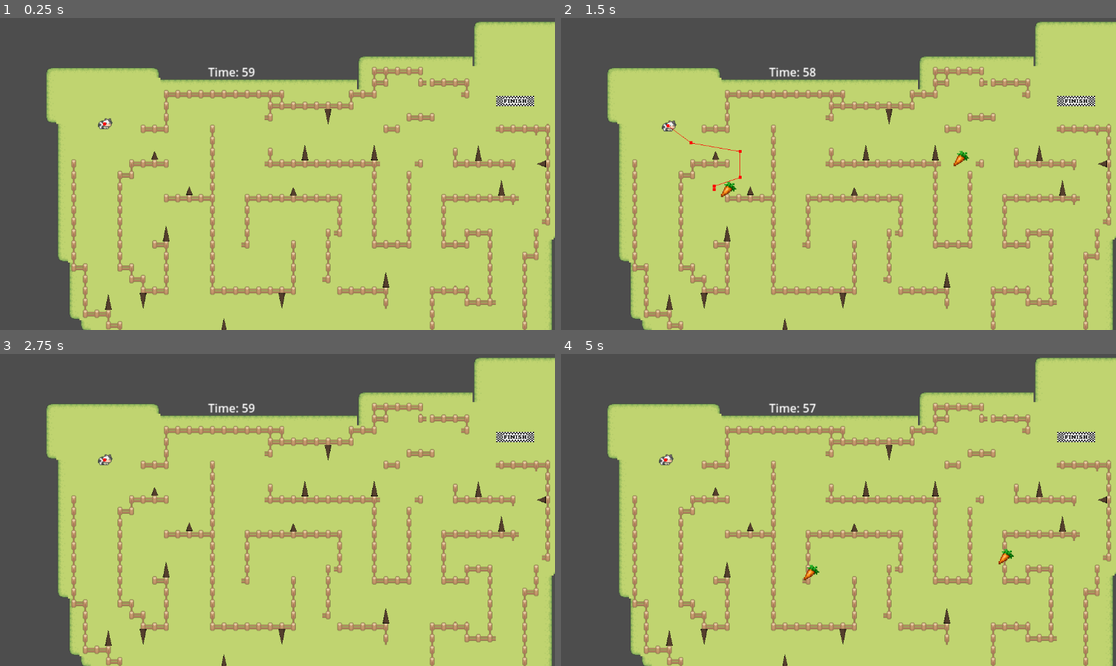
Above: before the commit, frames 1-4 (two rows, left to right).
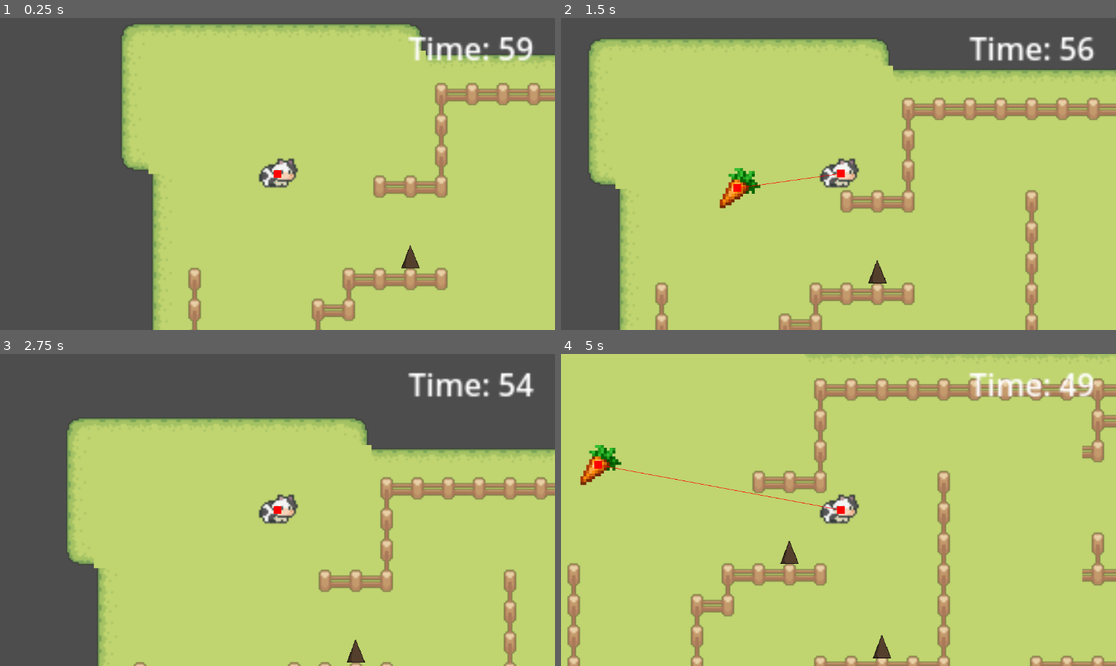
Above: after the commit, the same moments.

Repository: Dguerr15/Prototype3AnimalGuide
Game: Godot game, scene res://main.tscn
The game is run twice, just before and just after one commit, with the same random seed, the same clock (stepped at 60 frames per second) and the same inputs.
Inputs (mouse positions are in pixels of both pictures, inside the frame that each line leads up to):
- Up to frame 1 (0.25 s): no input
- Up to frame 2 (1.5 s): tap Enter at 0.5 s; move the mouse to (960, 158) at 0.52 s; click (960, 158) at 0.67 s; move the mouse to (727, 189) at 1.27 s; click (727, 189) at 1.42 s
- Up to frame 3 (2.75 s): move the mouse to (333, 441) at 2.02 s; click (333, 441) at 2.17 s
- Up to frame 4 (5 s): move the mouse to (810, 572) at 2.77 s; click (810, 572) at 2.92 s; move the mouse to (1005, 556) at 3.52 s; click (1005, 556) at 3.67 s; move the mouse to (672, 463) at 4.27 s; click (672, 463) at 4.42 s

The runs differ from the first frame. In frame 1, 36% of the frame differs, in the area x 8-100%, y 1-100%; in frame 2, 28%; in frame 3, 27%; in frame 4, 40%, in the area x 0-100%, y 0-100%.

Commit message:
used feedback from playtests to update zoom, win screen, and carrot placing taking away time

Diff:
--- a/guide-animal/GameOver.gd
+++ b/guide-animal/GameOver.gd
@@ -12,7 +12,5 @@
 		GlobalTimer.restart_timer()
 
 	var main_scene = load("res://main.tscn")
-
-
 	# Reload the main game scene
 	get_tree().change_scene_to_packed(main_scene)
--- a/guide-animal/GlobalTimer.gd
+++ b/guide-animal/GlobalTimer.gd
@@ -3,6 +3,7 @@
 # Reference the Timer node as a variable
 @onready var timer = $Timer
 var timer_label: Label = null
+var carrots_placed: int = 0
 
 # The function that runs when the Timer hits 0
 func _on_timer_timeout():
@@ -38,3 +39,19 @@
 	# You might need to change this if your start time is different
 	timer.wait_time = 60.0
 	timer.start()
+
+func Timercarrot():
+	carrots_placed += 1
+	var new_time_remaining = timer.time_left - 1.0 # Deduct 1 second
+	# Check if we have time to deduct before deducting
+	if new_time_remaining <= 0.0:
+		timer.stop() # Stop the timer
+		_on_timer_timeout() # Trigger Game Over immediately
+		return
+	timer.stop()
+	timer.wait_time = new_time_remaining
+	timer.start()
+	_process(0)
+
+	# Debug message to confirm
+	print("Carrots Placed: ", carrots_placed, " | New Time Left: ", timer.time_left)
--- a/guide-animal/endscreen.tscn
+++ b/guide-animal/endscreen.tscn
@@ -1,8 +1,14 @@
-[gd_scene format=3 uid="uid://d18qweo10h122"]
+[gd_scene load_steps=2 format=3 uid="uid://d18qweo10h122"]
 
-[node name="Node2D" type="Node2D"]
+[ext_resource type="Script" uid="uid://b8lxll66tu3mm" path="res://GameOver.gd" id="1_sug1e"]
+
+[node name="Node2D" type="Control"]
+layout_mode = 3
+anchors_preset = 0
+script = ExtResource("1_sug1e")
 
 [node name="RichTextLabel" type="RichTextLabel" parent="."]
+layout_mode = 0
 offset_left = 129.0
 offset_top = 242.0
 offset_right = 1051.0
@@ -11,3 +17,13 @@
 text = "Congratulations, you won!"
 fit_content = true
 structured_text_bidi_override_options = [null]
+
+[node name="Button" type="Button" parent="."]
+layout_mode = 0
+offset_left = 443.0
+offset_top = 405.0
+offset_right = 666.0
+offset_bottom = 473.0
+text = "RESTART"
+
+[connection signal="pressed" from="Button" to="." method="_on_restart_button_pressed"]
--- a/guide-animal/main.gd
+++ b/guide-animal/main.gd
@@ -1,7 +1,8 @@
 extends Node2D
 const CarrotScene = preload("res://carrot.tscn")
 @onready var camera := $Camera2D
-@onready var time_display = $Label
+@onready var time_display = $CharacterBody2D/Camera2D/Label
+
 
 func _ready() -> void:
 	get_tree().paused = false
@@ -14,6 +15,8 @@
 	var c := CarrotScene.instantiate()
 	add_child(c)
 	c.global_position = world_pos
+	if GlobalTimer:
+		GlobalTimer.Timercarrot()
 	print("Carrot placed at: ", world_pos)
 
 func _input(event):
--- a/guide-animal/main.tscn
+++ b/guide-animal/main.tscn
@@ -266,10 +266,6 @@
 [node name="Scene1Node" type="Node2D"]
 script = ExtResource("1_h2yge")
 
-[node name="Camera2D" type="Camera2D" parent="."]
-position = Vector2(34, -75.00001)
-zoom = Vector2(1.5, 1.5)
-
 [node name="NavigationRegion2D" type="NavigationRegion2D" parent="."]
 navigation_polygon = SubResource("NavigationPolygon_272bh")
 
@@ -296,6 +292,17 @@
 
 [node name="NavigationAgent2D2" type="NavigationAgent2D" parent="CharacterBody2D"]
 
+[node name="Camera2D" type="Camera2D" parent="CharacterBody2D"]
+scale = Vector2(0.40080163, 0.40080163)
+zoom = Vector2(4, 4)
+
+[node name="Label" type="Label" parent="CharacterBody2D/Camera2D"]
+offset_left = 68.0
+offset_top = -77.0
+offset_right = 137.0
+offset_bottom = -53.0
+text = "time: 60"
+
 [node name="FinishArea" parent="." instance=ExtResource("4_1bvp3")]
 position = Vector2(372, -186)
 next_scene_path = "uid://d18qweo10h122"
@@ -359,10 +366,3 @@
 position = Vector2(-152, 99.000015)
 rotation = 3.1415927
 scale = Vector2(1, 1.855)
-
-[node name="Label" type="Label" parent="."]
-offset_left = -62.0
-offset_top = -228.0
-offset_right = 7.0
-offset_bottom = -204.0
-text = "time: 60"
